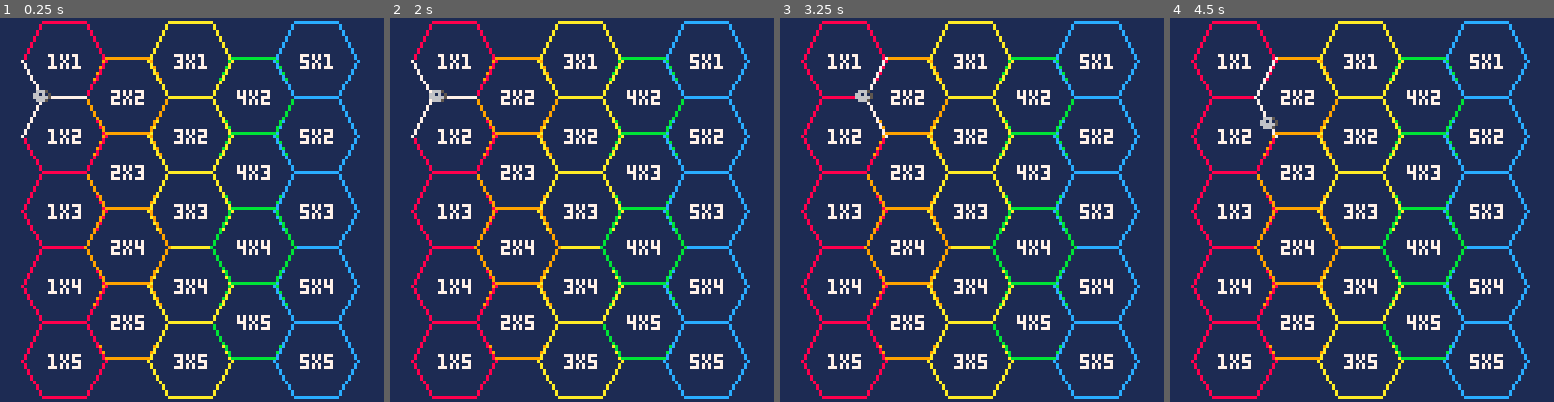
Above: before the commit, frames 1-4 (left to right).
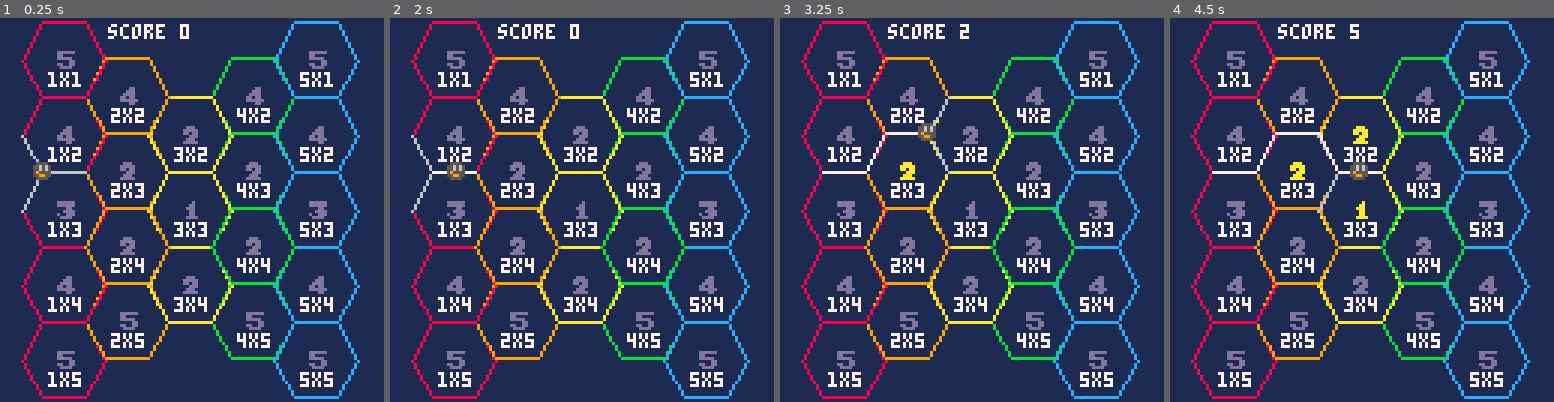
Above: after the commit, the same moments.

Repository: broquaint/pico8-carts
Game: PICO-8 cartridge eggjam202202.p8
Two runs of this game, one before a commit and one after it. Both use one fixed random seed, a clock stepped at 60 frames per second and the inputs below.
Inputs:
- Up to frame 1 (0.25 s): no input
- Up to frame 2 (2 s): tap X (X key) at 0.33, 1.07, 1.85 s; tap O (Z key) at 0.7, 1.7 s; hold Right from 1.6 s (still down)
- Up to frame 3 (3.25 s): release Right at 2.1 s; tap O (Z key) at 2.1, 2.5, 2.9 s; hold Up 2.15-2.42 s; hold Right 2.47-3.03 s; tap X (X key) at 2.97 s; hold Left from 3.08 s (still down)
- Up to frame 4 (4.5 s): tap O (Z key) at 3.3, 3.7, 4.1 s; release Left at 3.58 s; hold Down 3.63-3.97 s; hold Right from 4.02 s (still down); tap X (X key) at 4.08 s

The runs differ from the first frame. In frame 1, 11% of the frame differs, in the area x 5-87%, y 0-100%; in frame 2, 11%; in frame 3, 12%; in frame 4, 12%, in the area x 10-87%, y 0-100%.

Commit message:
WIP Scoring system
There are numbers ... that is all.

There is something approaching a score.

There is a score. But everything is still buggy as heck. And there's
no game to speak of!

Diff:
--- a/eggjam202202.p8
+++ b/eggjam202202.p8
@@ -43,7 +43,10 @@
               end
    end)
 end
+
 -- /ANIMATION --
+
+-- INIT --
 
 -- Mathematical constants
 -- hex angle
@@ -56,15 +59,35 @@
 g_hex_length = 14
 g_hex_grid = {}
 
+-- Indexing here is redundant but makes it easier for my brain.
+g_row_score_map = {
+   [1] = 5,
+   [2] = 4,
+   [3] = 3,
+   [4] = 4,
+   [5] = 5,
+}
+g_cell_score_map = {
+   [1] = {},
+   [2] = { [3] = 2, [4] = 2 },
+   [3] = { [2] = 2, [3] = 1, [4] = 2 },
+   [4] = { [3] = 2, [4] = 2 },
+   [5] = {}
+}
+
 function pos_to_id(x, y)
    return x .. "x" .. y
 end
-function id_to_pos()
-end
 
 function _setup_hexagon(col, row, x1, y1)
    local angle = C_hex_angle
-   local hexagon = { column = col, row = row, id = pos_to_id(col, row), lines = {} }
+   local hexagon = {
+      column = col,
+      row = row,
+      id = pos_to_id(col, row),
+      lines = {},
+      score = g_cell_score_map[col][row] or g_row_score_map[row]
+   }
    for _ = 1,6 do
       local x2, y2 = x1 + (g_hex_length * cos(angle * C_trig_step)), y1 + (g_hex_length * sin(angle * C_trig_step))
       add(hexagon.lines, { x1 = x1, y1 = y1, x2 = x2, y2 = y2, column = col, row = row })
@@ -77,7 +100,7 @@
 function setup_grid()
    for col = 1, 5 do
       for row = 1, 5 do
-         if not((col == 2 or col == 4) and row == 1) then
+         if not((col == 2 or col == 4) and row == 1) and not((row == 1 or row == 5) and col == 3) then
             local x1, y1 = 7 + ((col-1) * 21), 1 + ((row-1) * 25 + (col % 2 * 13))
             local hex = _setup_hexagon(col, row, x1, y1)
             g_hex_grid[hex.id] = hex
@@ -92,26 +115,12 @@
 -- g_hex_paths = {{},{},{}, {},{},{}}
 g_no_top_path = { ["1x1"] = true, ["3x1"] = true, ["5x1"] = true }
 g_no_bot_path = { ["1x5"] = true, ["3x5"] = true, ["5x5"] = true }
--- function _setup_paths()
---    for hex in all(g_hex_grid) do
---       if hex.column != 5 then
---          -- local col = hex.column % 2 != 0 and hex.column
---          local top_row = hex.row + (hex.column % 2 == 0 and -1 or 0)
---          local next_hex = not(g_no_top_path[hex.id]) and g_hex_grid[5 * hex.column + top_row] or { lines = {} }
---          debug(hex.id, ": col = ", hex.column + 1, ", row = ", top_row)--, " -> ", next_hex)
---          local top_path = { up = next_hex.lines[1], down = next_hex.lines[5], hex = next_hex }
---          g_hex_paths[hex.column][hex.row] = top_path
---       else
---       end
---    end
--- end
 
 -- Round to nearest 5
 function round5(n)
    local rem = n % 5
    return flr((n < 2.5 and n or (n+2.5)) / 5) * 5
 end
-
 
 function pk(k)
    -- Using tostr as it seems PICO-8's version of Lua doesn't support
@@ -122,11 +131,13 @@
 end
 
 g_point_graph = {}
-function add_point(x, y, v)
+function add_point(hexes, x, y, v)
    local xs = pk(x)
    if not g_point_graph[xs] then
       g_point_graph[xs] = {}
    end
+   -- Keep track of which hex the point belongs to
+   v.hexes = hexes
    g_point_graph[xs][pk(y)] = v
 end
 
@@ -136,6 +147,21 @@
       debug("!!! Couldn't find point for ", pk(x), "x", pk(y), " [", tostr(x), "x", tostr(y), "]")
    end
    return pt_col[pk(y)]
+end
+
+function is_line_in_hex(hex, line)
+   local lp = {
+      [pk(line.x1)]=true, [pk(line.y1)]=true, [pk(line.x2)]=true, [pk(line.y2)]=true
+   }
+   for l in all(hex.lines) do
+      -- Ordering of points on a line is different for different lines!
+      if lp[pk(l.x1)] and lp[pk(l.y1)] and lp[pk(l.x2)] and lp[pk(l.y2)] then
+         debug(hex.id, " did ", lp)
+         return true
+      end
+   end
+   debug(hex.id, " did not have ", lp)
+   return false
 end
 
 function setup_point_graph()
@@ -151,25 +177,56 @@
       end
 
       -- LHS of top line
-      add_point(top_line.x1, top_line.y1, tl_points)
+      local top_line_hexes = {hex}
+      local hex_above_id = pos_to_id(hex.column, hex.row - 1)
+      if(g_hex_grid[hex_above_id]) add(top_line_hexes, g_hex_grid[hex_above_id])
+      add_point(top_line_hexes, top_line.x1, top_line.y1, tl_points)
 
       if (not g_no_top_path[hex.id]) and hex.column != 5 then
          local top_row   = hex.row + (hex.column % 2 == 0 and -1 or 0)
-         local up_line   = g_hex_grid[pos_to_id(hex.column + 1, top_row)].lines[1]
-         local down_line = hex.lines[3]
-         -- RHS of top line
-         add_point(top_line.x2, top_line.y2, {
-            up = {up_line.x2, up_line.y2},
-            down = {down_line.x2, down_line.y2}
-         })
-      end
-   end
+         if g_hex_grid[pos_to_id(hex.column + 1, top_row)] then
+            local up_hex    = g_hex_grid[pos_to_id(hex.column + 1, top_row)]
+            local up_line   = up_hex.lines[1]
+            local down_line = hex.lines[3]
+            -- RHS of top line
+            add_point({hex, up_hex}, top_line.x2, top_line.y2, {
+                         up = {up_line.x2, up_line.y2},
+                         down = {down_line.x2, down_line.y2}
+            })
+         end
+      end
+   end
+
+   -- Left edge
+   for n in all({1,2,3,4,5}) do
+      local hex = g_hex_grid["1x"..n]
+      local first_line = hex.lines[1]
+      add_point({hex}, first_line.x1, first_line.y1, {
+            up = { first_line.x2, first_line.y2 },
+            down = { hex.lines[6].x1, hex.lines[6].y1 }
+      })
+   end
+   -- Right edge
+   for n in all({1,2,3,4,5}) do
+      local hex = g_hex_grid["5x"..n]
+      local third_line = hex.lines[3]
+      add_point({hex}, third_line.x1, third_line.y1, {
+            up = { third_line.x2, third_line.y2 },
+            down = { hex.lines[4].x1, hex.lines[4].y1 }
+      })
+   end
+
+   -- TODO - Top & bottom grid edges
    -- debug("graph = ", g_point_graph)
 end
 
 -- Player states.
 p_state_stopped = 'stopped'
 p_state_moving  = 'moving'
+-- Move types
+p_move_up = "up"
+p_move_down = "down"
+p_move_right = "right"
 
 function _init()
    animations = {}
@@ -178,13 +235,17 @@
    setup_grid()
    setup_point_graph()
 
-   local start_hex = g_hex_grid["1x2"]
-   -- debug("starting at ", start_hex)
+   local start_hex = g_hex_grid["1x3"]
    player = {
       at = { x = start_hex.lines[2].x1, y = start_hex.lines[2].y1 },
-      state = p_state_stopped
+      state = p_state_stopped,
+      moves = {}
    }
 end
+
+-- /INIT --
+
+-- UPDATE --
 
 function run_animations()
    for obj in all(animations) do
@@ -196,7 +257,25 @@
    end
 end
 
-function move_to_point(pt)
+g_level_history = {}
+function move_to_point(point, move)
+   local pt = point[move]
+
+   for hexagon in all(point.hexes) do
+      local line = {
+         x1 = player.at.x,
+         y1 = player.at.y,
+         x2 = pt[1],
+         y2 = pt[2],
+      }
+      if is_line_in_hex(g_hex_grid[hexagon.id], line) then
+         add(g_level_history, {
+                line = line,
+                hex = hexagon.id
+         })
+      end
+   end
+   dump("moves = ", g_level_history)
    player.state = p_state_moving
    animate_move({
          pos = player.at,
@@ -204,7 +283,7 @@
          from_y = player.at.y,
          to_x = pt[1],
          to_y = pt[2],
-         frames = 30,
+         frames = 15,
          cb = function() player.state = p_state_stopped end
    })
 end
@@ -215,8 +294,25 @@
 
    run_animations()
 
+   if btnp(b_up) then
+      add(player.moves, p_move_up)
+   elseif btnp(b_down) then
+      add(player.moves, p_move_down)
+   elseif btnp(b_right) then
+      add(player.moves, p_move_right)
+   end
+
    if player.state == p_state_stopped then
       local pt = get_point(player.at.x, player.at.y)
+
+      if #player.moves > 0 then
+         local move = player.moves[1]
+         if pt[move] then
+            move_to_point(pt, move)
+         end
+         deli(player.moves, 1)
+      end
+
       g_next_lines = {}
       if pt.right then
          add(g_next_lines, { x1=player.at.x, y1=player.at.y, x2=pt.right[1], y2=pt.right[2] })
@@ -227,42 +323,60 @@
       if pt.down then
          add(g_next_lines, { x1=player.at.x, y1=player.at.y, x2=pt.down[1], y2=pt.down[2] })
       end
-
-      if pt.up and btnp(b_up) then
-         debug("moving up to ", pt.up)
-         move_to_point(pt.up)
-      end
-      if pt.down and btnp(b_down) then
-         debug("moving down to ", pt.down)
-         move_to_point(pt.down)
-      end
-      if pt.right and btnp(b_right) then
-         debug("moving to ", pt.right)
-         move_to_point(pt.right)
-      end
    end
 end
 
 function _draw()
    cls(navy)
    for id, hexagon in pairs(g_hex_grid) do
-      print(hexagon.id, hexagon.lines[1].x1 + 9, hexagon.lines[1].y1 - 2, white)
+      print(hexagon.id, hexagon.lines[1].x1 + 9, hexagon.lines[1].y1 + 4, white)
+      spr(1 + hexagon.score, hexagon.lines[1].x1 + 11, hexagon.lines[1].y1 - 4)
       for hl in all(hexagon.lines) do
          line(hl.x1, hl.y1, hl.x2, hl.y2, white + hexagon.column)
       end
    end
 
    for nl in all(g_next_lines) do
-      line(nl.x1, nl.y1, nl.x2, nl.y2, white)
-   end
+      line(nl.x1, nl.y1, nl.x2, nl.y2, silver)
+   end
+
+   local scores = {}
+   for id, move in pairs(g_level_history) do
+      local pl = move.line
+      line(pl.x1, pl.y1, pl.x2, pl.y2, white)
+      scores[move.hex] = 1 + (scores[move.hex] or 0)
+   end
+
+   local total_score = 0
+   for id, score in pairs(scores) do
+      local hex = g_hex_grid[id]
+      if score >= hex.score then
+         total_score += hex.score
+         spr(17 + hex.score, hex.lines[1].x1 + 11, hex.lines[1].y1 - 4)
+      end
+   end
+
+   print(dumper("score ", total_score), 36, 2, white)
 
    spr(1, player.at.x-4, player.at.y-4)
+   --spr(17, 94, player.at.y-4)
+   print()
 end
 
 __gfx__
 00000000000000000000000000000000000000000000000000000000000000000000000000000000000000000000000000000000000000000000000000000000
+00000000005555000000d00000ddd0000dddddd00000dd000dddddd0000000000000000000000000000000000000000000000000000000000000000000000000
+0070070005565650000dd0000ddddd000dddddd0000ddd000dd00000000000000000000000000000000000000000000000000000000000000000000000000000
+000770000556565000ddd0000dd0dd000000dd0000dddd000ddddd00000000000000000000000000000000000000000000000000000000000000000000000000
+0007700005955550000dd000000ddd00000dddd00dd0dd0000000dd0000000000000000000000000000000000000000000000000000000000000000000000000
+0070070005599550000dd00000ddd0000d00ddd00dddddd00dd00dd0000000000000000000000000000000000000000000000000000000000000000000000000
+000000000055550000dddd000ddddd0000dddd000000dd0000dddd00000000000000000000000000000000000000000000000000000000000000000000000000
 00000000000000000000000000000000000000000000000000000000000000000000000000000000000000000000000000000000000000000000000000000000
-00700700006665000000000000000000000000000000000000000000000000000000000000000000000000000000000000000000000000000000000000000000
-00077000066161500000000000000000000000000000000000000000000000000000000000000000000000000000000000000000000000000000000000000000
-00077000066666500000000000000000000000000000000000000000000000000000000000000000000000000000000000000000000000000000000000000000
-00700700006665000000000000000000000000000000000000000000000000000000000000000000000000000000000000000000000000000000000000000000
+00000000000dd0000000000000000000000000000000000000000000000000000000000000000000000000000000000000000000000000000000000000000000
+000000000067dd000000a00000aaa0000aaaaaa00000aa000aaaaaa0000000000000000000000000000000000000000000000000000000000000000000000000
+000000000dd67dd0000aa0000aaaaa000aaaaaa0000aaa000aa00000000000000000000000000000000000000000000000000000000000000000000000000000
+000000006666677700aaa0000aa0aa000000aa0000aaaa000aaaaa00000000000000000000000000000000000000000000000000000000000000000000000000
+0000000066666777000aa000000aaa00000aaaa00aa0aa0000000aa0000000000000000000000000000000000000000000000000000000000000000000000000
+000000000dd67dd0000aa00000aaa0000a00aaa00aaaaaa00aa00aa0000000000000000000000000000000000000000000000000000000000000000000000000
+000000000067dd0000aaaa000aaaaa0000aaaa000000aa0000aaaa00000000000000000000000000000000000000000000000000000000000000000000000000
+00000000000dd0000000000000000000000000000000000000000000000000000000000000000000000000000000000000000000000000000000000000000000
